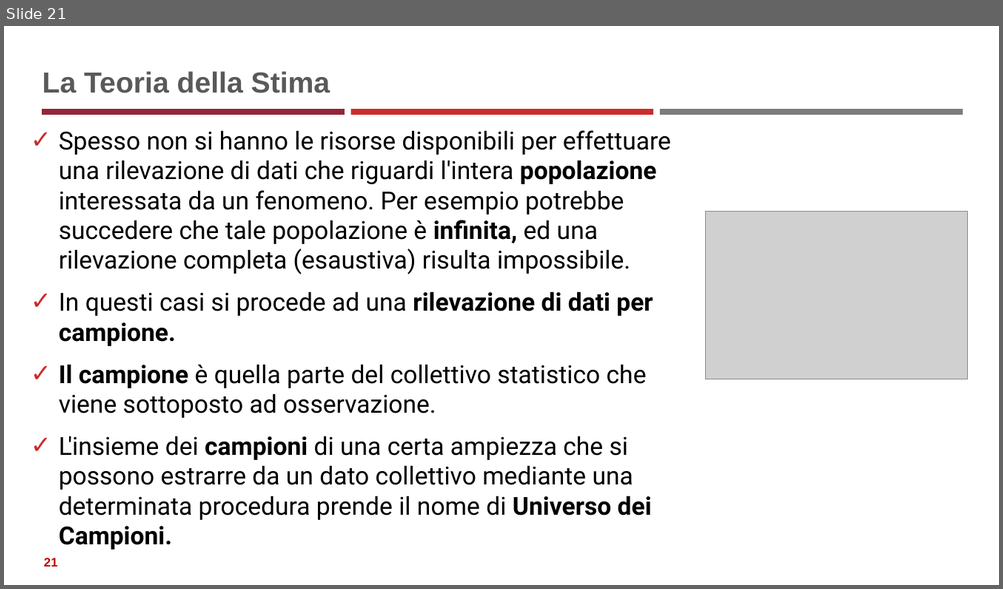
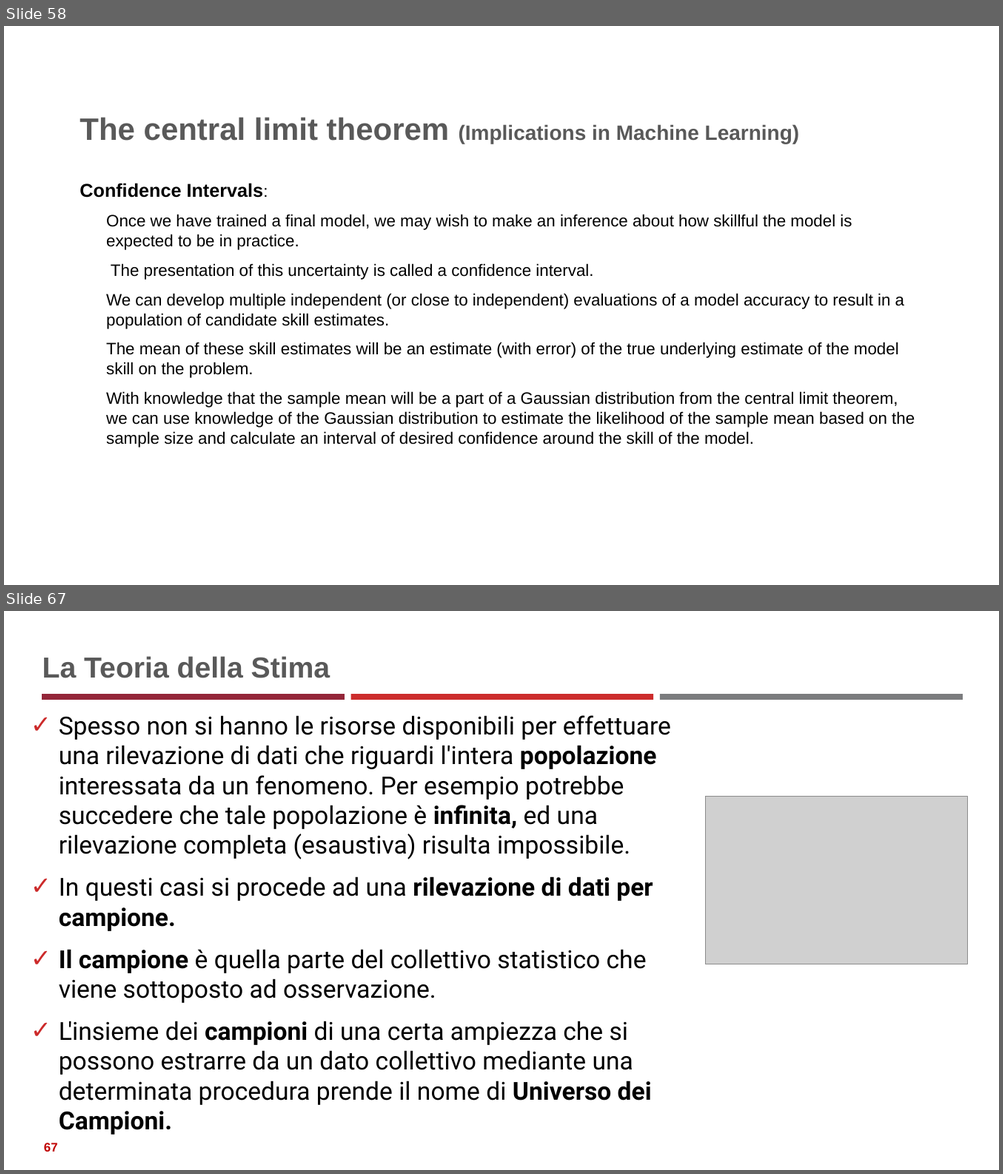
Before and after one commit to neural1977/data_science_interview_material, a slide deck: Statistics_ita.pptx. Shown one above the other, each under a label of ours: slide 21 before the commit, slides 58 and 67 after it; the slides between them are not shown. The pictures are 1003x589 and 1003x1174 pixels, drawn with LibreOffice and Linux fonts; fonts in the diff are those of the drawing; grey boxes stand for pictures. Boxes give left, top, right and bottom in pixels: in the first picture for what was removed or moved away, otherwise in the second. Text is boxed around its words. In the diff, an @@ line names an element or a change of style, - is before the commit and + after.

```diff
--- a/Statistics_ita.pptx
+++ b/Statistics_ita.pptx
@@ slide 58 added at box(4, 26, 999, 585), background #FFFFFF @@
@@ title added at box(79, 117, 800, 144), 20 pt, text #595959, bold @@
+The central limit theorem (Implications in Machine Learning)
@@ text added at box(79, 183, 914, 448), 16 pt, text #000000 @@
+Confidence Intervals:
+  Once we have trained a final model, we may wish to make an inference about how skillful the model is expected to be in practice.
+  The presentation of this uncertainty is called a confidence interval.
+  We can develop multiple independent (or close to independent) evaluations of a model accuracy to result in a population of candidate skill estimates.
+  The mean of these skill estimates will be an estimate (with error) of the true underlying estimate of the model skill on the problem.
+  With knowledge that the sample mean will be a part of a Gaussian distribution from the central limit theorem, we can use knowledge of the Gaussian distribution to estimate the likelihood of the sample mean based on the sample size and calculate an interval of desired confidence around the skill of the model.
@@ what was slide 21 is now slide 67 @@
@@ page number at box(44, 1143, 58, 1152): text changed @@
-21
+67
```
Also in this commit, not shown: 1 slide changed, 45 other slides added, 11 other files.
